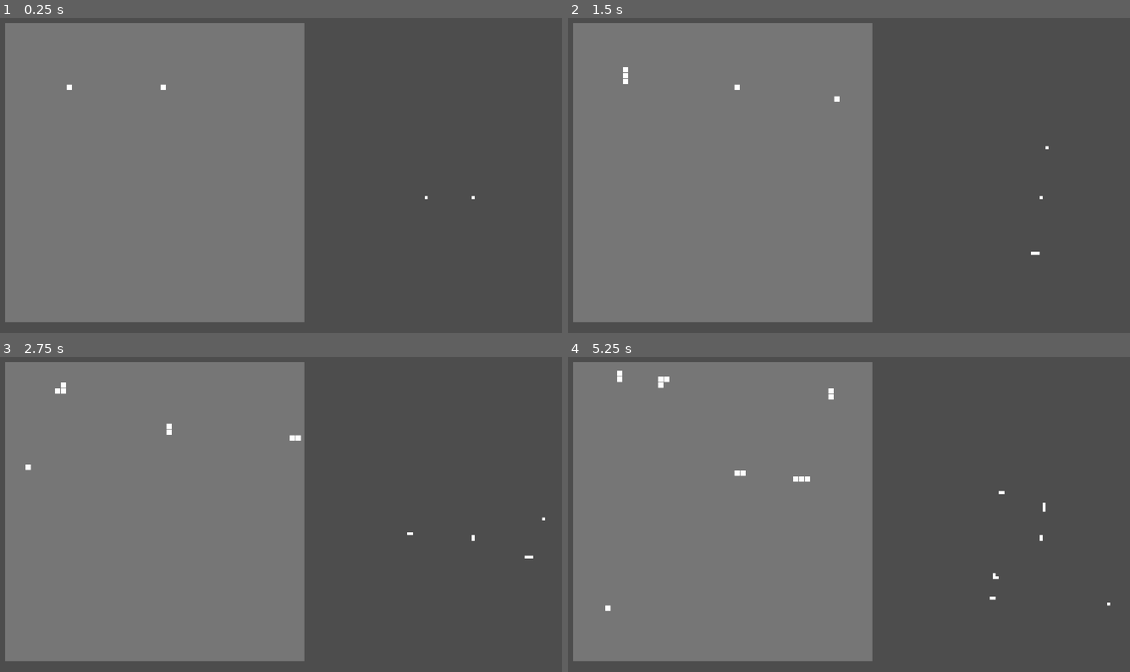
Above: before the commit, frames 1-4 (two rows, left to right).
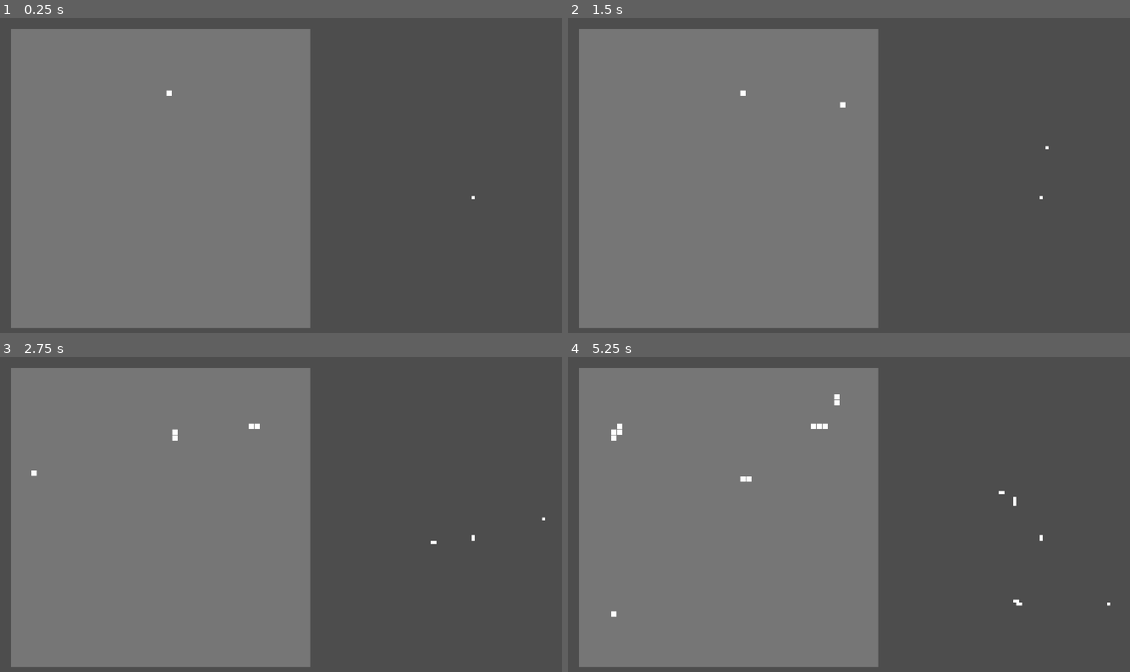
Above: after the commit, the same moments.

Repository: kwdChan/Snake-World
Game: Godot game, scene res://main.tscn
Two runs of this game, one before a commit and one after it. Both use one fixed random seed, a clock stepped at 60 frames per second and the inputs below.
Inputs:
- Up to frame 1 (0.25 s): no input
- Up to frame 2 (1.5 s): tap Enter at 0.5 s; hold Right (ui_right) 0.53-1.28 s; tap Space at 1.25 s; hold Down (ui_down) from 1.28 s (still down)
- Up to frame 3 (2.75 s): release Down (ui_down) at 2.03 s; hold Right (ui_right) from 2.03 s (still down)
- Up to frame 4 (5.25 s): release Right (ui_right) at 2.78 s; hold Up (ui_up) 2.78-3.53 s; hold Left (ui_left) 3.53-5.03 s; hold Down (ui_down) from 5.03 s (still down)

The runs differ from the first frame. In frame 1, 4.0% of the frame differs, in the area x 0-77%, y 1-99%; in frame 2, 4.1%; in frame 3, 4.3%; in frame 4, 4.5%, in the area x 0-86%, y 1-99%.

Commit message:
refractoring

Diff:
--- a/SnakeNode.gd
+++ b/SnakeNode.gd
@@ -1,89 +1,79 @@
+class_name SnakeNode
 extends Area2D
 
-# how much area should be filled
-var __grid_margin: float
-var __world_offset_pix: Vector2
-# in pixel
-var __grid_size: int
+## propergate to the downstream
+signal performed_action(turn, move)
+signal lengthening
+signal updated_position (idx, grid)
 
-# x and y size (number of grids)
-var __world_size: Vector2i
+## send to the upstream
+signal eaten
 
-# has child or parent?
-var __has_child = false
+## count upstream (bad idea?)
+var idx: int:
+	get:
+		if _upstream:
+			return _upstream.idx +1
+		else:
+			return 0
 
-# direction of movement
-var direction = Vector2i.UP
-
-# used to propergate the action the children
-var __next_actioncode = ''
-
-# used to count the position
-var idx = 0
-
+## position and direction of movement
+var direction: Vector2i
 var grid_pos: Vector2i
 
+## To deprecate
 var random_seed = randf()
 
-var pending_lengthen = false
+## lengthen happens as the node moves
+var _pending_lengthen = false
 
-var parent: Object
+## used to propergate the action the children
+var _next_action := Types.Action.STAY
 
-# propergate to the downstream
-signal performed_action(turn, move)
-signal lengthening
-signal eaten
-signal updated_position (idx, grid)
+var _upstream: SnakeNode = null
+var _downstream: SnakeNode = null
 
-func _ready():
-	#parent = get_parent()
-	pass
+var _env: Types.Env
+var _snake: Types.Snake
 
 
 func initialise(
-	grid_size,
-	world_size,
-	grid_margin,
-	world_offset_pix,
+	snake,
+	env,
 	initial_grid=Vector2(0,0),
 	initial_direction=Vector2.UP,
-	new_idx=0,
 	upstream=false
 	):
 	"""
 	Should be called immediately after the scene is created
 	"""
-	__grid_size = grid_size
-	__world_size = world_size
+	_env = env
+	_snake = snake
 	direction = initial_direction
-	__grid_margin = grid_margin
-	__world_offset_pix = world_offset_pix
 
 	grid_pos = initial_grid
-	idx = new_idx
 
 	if upstream:
 		upstream.performed_action.connect(_propergate_parent_action)
 		upstream.lengthening.connect(_propergate_lengthen_signal)
 		upstream.eaten.connect(_propergate_eaten_signal)
-		parent = upstream.get_parent()
-	else:
-		parent = get_parent()
-	__set_viz_size(__grid_size)
+		_upstream = upstream
+
+	__set_viz_size()
 
 
 	updated_position.connect(
-		parent._on_node_update_position
+		_snake._on_node_update_position
 	)
 	_update_position(grid_pos)
 
 
 
-func __set_viz_size(grid_size):
+func __set_viz_size():
 	"""
 	draw the body segment
 	"""
-	var half_inner_size = (__grid_size*(1-__grid_margin))/2
+	var half_inner_size = (_env.WORLD_PARAMS.GRID_SIZE_PIX * (1-_env.WORLD_PARAMS.GRID_MARGIN))/2
 
 	$SnakeViz.polygon = PackedVector2Array([
 		Vector2(-half_inner_size, -half_inner_size),
@@ -93,27 +83,27 @@
 	])
 
 
-func action(actioncode: String):
+func action(actioncode: Types.Action):
 	var new_direction: Vector2i
 
-	if actioncode == 'up':
+	if actioncode == Types.Action.UP:
 		new_direction = direction
 
-	elif actioncode == 'left':
+	elif actioncode == Types.Action.LEFT:
 		new_direction = Vector2i(direction.y, -direction.x)
 
-	elif actioncode == 'right':
+	elif actioncode == Types.Action.RIGHT:
 		new_direction = Vector2i(-direction.y, direction.x)
 
-	elif actioncode == '':
+	elif actioncode == Types.Action.STAY:
 		return
 	else:
-		print('unknown action: ' + actioncode)
+		push_error("Invalid Action")
 		return
 
 	var new_grid_pos = grid_pos + new_direction
 	if is_grid_inbound(new_grid_pos):
-		if pending_lengthen:
+		if _pending_lengthen:
 			__lengthen()
 
 		direction = new_direction
@@ -122,45 +112,40 @@
 		performed_action.emit(actioncode)
 
 
-func _propergate_parent_action(actioncode):
-
-	if __next_actioncode:
-
-		action(__next_actioncode)
-	__next_actioncode = actioncode
-
+func _propergate_parent_action(action: Types.Action):
+	action(_next_action)
+	_next_action = action
 
 func __lengthen():
 	"""
 	Add a child to this exact node
 	"""
-	pending_lengthen = false
-	assert (__has_child == false)
-	__has_child = true
+	_pending_lengthen = false
+	assert (not _downstream)
+
 	var scn := load('res://snake_node.tscn') as PackedScene
-	var __child = scn.instantiate()
-	__child.initialise(
-		__grid_size,
-		__world_size,
-		__grid_margin,
-		__world_offset_pix,
+	_downstream = scn.instantiate()
+	_downstream.initialise(
+		_snake,
+		_env,
 		grid_pos,
 		direction,
-		idx+1,
 		self
 	)
-	__child.eaten.connect(_on_child_eaten)
-	add_sibling(__child)
+	_downstream.eaten.connect(_on_child_eaten)
+
+	add_sibling(_downstream)
+
 
 func _on_child_eaten():
-	__has_child = false
+	_downstream = null
 
 func _propergate_lengthen_signal():
 	"""
 	Propergate the lengthen signal until the end
 	"""
-	if not __has_child:
-		pending_lengthen = true
+	if not _downstream:
+		_pending_lengthen = true
 	else:
 		lengthening.emit()
 
@@ -172,11 +157,11 @@
 
 func grid2pix(grid):
 	# TODO
-	return __world_offset_pix + Vector2((Vector2i(1,1)+grid) * __grid_size)
+	return Vector2((Vector2i(1,1)+grid) * _env.WORLD_PARAMS.GRID_SIZE_PIX)
 
 
 func is_grid_inbound(grid):
-	var inbound1 = (__world_size.x > grid.x) && (__world_size.y > grid.y)
+	var inbound1 = (_env.WORLD_PARAMS.SIZE_GRID.x > grid.x) && (_env.WORLD_PARAMS.SIZE_GRID.y > grid.y)
 	var inbound2 = (grid.x >= 0) && (grid.y >= 0)
 	return (inbound1) && (inbound2)
 
--- a/env.gd
+++ b/env.gd
@@ -1,26 +1,32 @@
+class_name Env
 extends Node2D
 
-# the number of grid
-var WORLD_OFFSET_PIX = Vector2(10, 10)
-var WORLD_SIZE = Vector2(50, 50)
-# pixel size of the grids
-var GRID_SIZE = 10
+# world parameters
+const WORLD_PARAMS = {
+	SIZE_GRID = Vector2(50, 50),
+	GRID_SIZE_PIX = 10,
+	GRID_MARGIN = 0.1
+}
+
 # snake scene
-var SNAKE_SCENE := load("res://snake.tscn") as PackedScene
-var GRID_MARGIN = 0.1
+const SNAKE_SCENE := preload("res://snake.tscn") as PackedScene
 
-var RandomPlan := preload("res://snake_action_plan/random.gd")
-var UserInputPlan := preload("res://snake_action_plan/user_input.gd")
+# action plans
+const ACTION_PLANS = {
+	Random = preload("res://snake_action_plan/random.gd"),
+	UserInput = preload("res://snake_action_plan/user_input.gd")
+}
 
 var all_snakes = []
 
 func _ready():
+
+	position = Vector2(20, 20)
 	$SnakeSpawnTimer.start()
 
-
-	new_snake().use_action_plan(UserInputPlan)
-	new_snake(Vector2(10, 10))
-	new_snake(Vector2(10, 10))
+	new_snake().use_action_plan(ACTION_PLANS.UserInput)
+	#new_snake(Vector2(10, 10))
+	#new_snake(Vector2(10, 10))
 	draw_world_boundary()
 
 
@@ -28,17 +34,14 @@
 	var snake = SNAKE_SCENE.instantiate()
 	if not loc:
 		loc = Vector2(
-			randi_range(0, WORLD_SIZE.x-1), randi_range(0, WORLD_SIZE.y-1)
+			randi_range(0, WORLD_PARAMS.SIZE_GRID.x-1), randi_range(0, WORLD_PARAMS.SIZE_GRID.y-1)
 		)
 	snake.initialise(
-		GRID_SIZE,
-		WORLD_SIZE,
-		GRID_MARGIN,
-		WORLD_OFFSET_PIX,
+		self,
 		loc,
 	)
 	add_child(snake)
-	snake.use_action_plan(RandomPlan)
+	snake.use_action_plan(ACTION_PLANS.Random)
 	all_snakes.append(snake)
 
 	return snake
@@ -46,12 +49,12 @@
 
 func draw_world_boundary():
 	$WorldBoundary.polygon = PackedVector2Array([
-		WORLD_OFFSET_PIX + Vector2(0, 0),
-		WORLD_OFFSET_PIX + Vector2((WORLD_SIZE.x+1)*GRID_SIZE, 0),
-		WORLD_OFFSET_PIX + (WORLD_SIZE + Vector2.ONE) * GRID_SIZE,
-		WORLD_OFFSET_PIX + Vector2(0, (WORLD_SIZE.y+1)*GRID_SIZE),
+		Vector2(0, 0),
+		Vector2((WORLD_PARAMS.SIZE_GRID.x+1)*WORLD_PARAMS.GRID_SIZE_PIX, 0),
+		(WORLD_PARAMS.SIZE_GRID + Vector2.ONE) * WORLD_PARAMS.GRID_SIZE_PIX,
+		Vector2(0, (WORLD_PARAMS.SIZE_GRID.y+1)*WORLD_PARAMS.GRID_SIZE_PIX),
 	])
-	pass
+
 
 
 func _on_snake_spawn_timer_timeout():
--- a/main.gd
+++ b/main.gd
@@ -1,13 +1,11 @@
 extends Control
 
 
-# Called when the node enters the scene tree for the first time.
 func _ready():
 	pass # Replace with function body.
 
 
-# Called every frame. 'delta' is the elapsed time since the previous frame.
-func _process(delta):
+func _process(_delta):
 	var grids = $Env.get_all_grids()
 	var origin = $Env.all_snakes[0].node_positions[0]
 	var direction = $Env.all_snakes[0].direction
--- a/project.godot
+++ b/project.godot
@@ -15,6 +15,10 @@
 config/features=PackedStringArray("4.1", "GL Compatibility")
 config/icon="res://icon.svg"
 
+[autoload]
+
+Types="*res://types.gd"
+
 [rendering]
 
 renderer/rendering_method="gl_compatibility"
--- a/snake.gd
+++ b/snake.gd
@@ -1,18 +1,11 @@
+class_name Snake
 extends Node2D
-
-var __grid_margin: float
-
-# in pixel
-var __grid_size: int
-
-# x and y size (number of grids)
-var __world_size: Vector2i
-
-var __world_offset_pix: Vector2
 
 var _action_intervel = 0.1
 
 var _action_plan: Object
+
+var _env: Object
 
 var node_positions = []
 var max_idx = -1
@@ -23,31 +16,23 @@
 func _ready():
 	$SnakeActionTimer.start()
 
-func _process(delta):
+func _process(_delta):
 	if Input.is_action_just_pressed("ui_down"):
 		if $SnakeNode:
 			$SnakeNode._propergate_lengthen_signal()
 
+
 func initialise(
-		grid_size,
-		world_size,
-		grid_margin,
-		world_offset_pix,
+		env,
 		initial_grid = Vector2(0, 0),
 	):
 	"""
 	Should be called immediately after the scene is created
 	"""
-	__grid_size = grid_size
-	__world_size = world_size
-	__grid_margin = grid_margin
-	__world_offset_pix = world_offset_pix
-
+	_env = env
 	$SnakeNode.initialise(
-		grid_size,
-		world_size,
-		grid_margin,
-		world_offset_pix,
+		self,
+		env,
 		initial_grid,
 	)
 
@@ -56,6 +41,7 @@
 
 	_action_plan = PlanClass.new()
 	add_child(_action_plan)
+
 
 func lengthen():
 	pass
@@ -83,4 +69,5 @@
 		direction = $SnakeNode.direction
 
 	max_idx = max(max_idx, idx)
+
 	#print(node_positions)
--- a/snake_action_plan/random.gd
+++ b/snake_action_plan/random.gd
@@ -1,5 +1,10 @@
 extends Node
 
-var pool = ['up', 'up', 'up', 'up', 'up', 'left', 'right']
-func get_next_action(snake):
+const UP = Types.Action.UP
+const LEFT = Types.Action.LEFT
+const RIGHT = Types.Action.RIGHT
+
+var pool = [UP, UP, UP, UP, UP, RIGHT, LEFT]
+
+func get_next_action(_snake):
 	return pool[randi()%len(pool)]
--- a/snake_action_plan/user_input.gd
+++ b/snake_action_plan/user_input.gd
@@ -1,21 +1,26 @@
 extends Node
 
-var next_action = ''
+var next_action := Types.Action.STAY
+var to_turn: bool = false
 
+func _process(_delta):
+	if Input.is_action_pressed('ui_up'):
 
-func _process(delta):
-	if Input.is_action_pressed('ui_up'):
-		next_action = 'up'
+		if not to_turn:
+			next_action =  Types.Action.UP
 
 	if Input.is_action_just_pressed('ui_right'):
-		next_action = 'right'
+		next_action =  Types.Action.RIGHT
+		to_turn = true
 
 	if Input.is_action_just_pressed('ui_left'):
-		next_action = 'left'
+		next_action =  Types.Action.LEFT
+		to_turn = true
 
 
 
 func get_next_action(snake):
 	var _next_action = next_action
-	next_action = ''
+	next_action = Types.Action.STAY
+	to_turn = false
 	return _next_action
--- /dev/null
+++ b/types.gd
@@ -0,0 +1,6 @@
+extends Node
+
+enum Action {UP, LEFT, RIGHT, STAY}
+
+const Env = preload("res://env.gd")
+const Snake = preload("res://snake.gd")
Not shown, removed: mai2E7C.tmp
